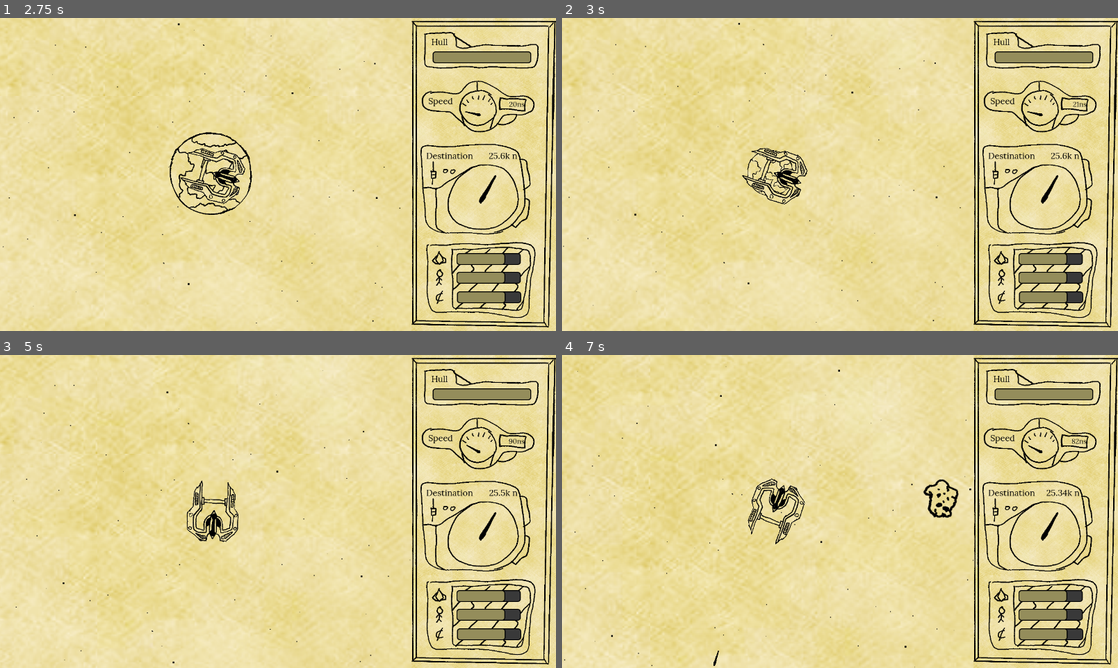
Above: before the commit, frames 1-4 (two rows, left to right).
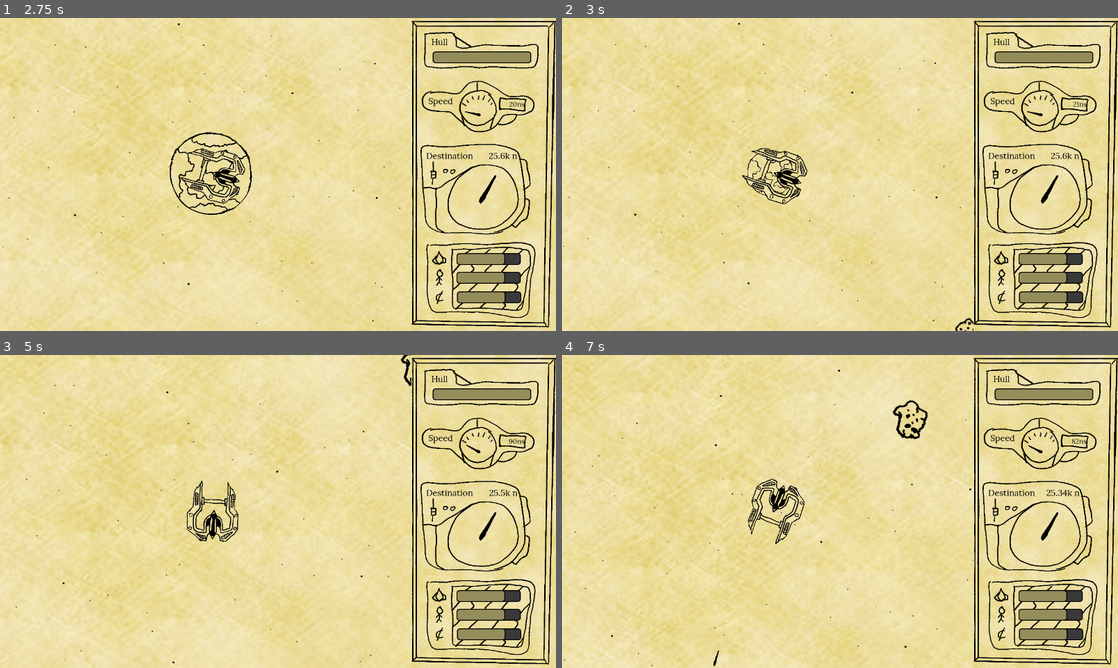
Above: after the commit, the same moments.

Repository: axewizardbgg/stellar-deception-gwj81
Game: Godot game, scene res://main.tscn
Same seed, same stepped clock (60 frames per second), same inputs: the game is played once before the commit and once after it.
Inputs (mouse positions are in pixels of both pictures, inside the frame that each line leads up to):
- Up to frame 1 (2.75 s): move the mouse to (400, 158) at 0.52 s; hold D (right) 0.53-1.25 s; hold Space (activate) 0.53-1.25 s; click "Start" at 1.25 s; move the mouse to (166, 190) at 2.02 s; hold S (backward) from 2.03 s (still down); click (166, 190) at 2.1 s
- Up to frame 2 (3 s): move the mouse to (895, 105) at 2.77 s; release S (backward) at 2.78 s; hold D (right) from 2.78 s (still down); hold Space (activate) from 2.78 s (still down)
- Up to frame 3 (5 s): move the mouse to (250, 574) at 3.52 s; release D (right) at 3.53 s; release Space (activate) at 3.53 s; hold W (forward) 3.53-4.28 s; click (250, 574) at 3.6 s; move the mouse to (444, 558) at 4.27 s; hold A (left) from 4.28 s (still down); hold Space (activate) from 4.28 s (still down)
- Up to frame 4 (7 s): move the mouse to (673, 464) at 5.02 s; release Space (activate) at 5.03 s; click (673, 464) at 5.1 s; move the mouse to (867, 511) at 5.77 s; release A (left) at 5.78 s; hold S (backward) 5.78-6.53 s; hold Space (activate) 5.78-6.53 s; move the mouse to (756, 433) at 6.52 s; hold D (right) from 6.53 s (still down); click (756, 433) at 6.6 s

Frame 1 is identical in both runs. In frame 2, less than 0.1% of the frame differs, in the area x 70-74%, y 95-100%; in frame 3, less than 0.1%; in frame 4, 0.8%, in the area x 59-72%, y 14-52%.

Commit message:
Fixed asteroids, lowered bus volume, fixed ending

Diff:
--- a/asteroid.gd
+++ b/asteroid.gd
@@ -1,4 +1,6 @@
 extends RigidBody2D
+
+signal asteroid_destroyed
 
 # Asteroidy stuff
 var size: float = 1.0 # How big is our asteroid? (usually 0.3 to 1.0 is the range here)
@@ -38,6 +40,18 @@
 	# Let's also have it spin in a random direction as well
 	angular_velocity = randf_range(-3.5, 3.5)
 
+# Called every frame
+func _process(delta: float) -> void:
+	# How far away are we from the player?
+	var player: RigidBody2D = get_tree().get_first_node_in_group("player")
+	if is_instance_valid(player):
+		var dist: float = (player.global_position - global_position).length()
+		if dist > 1000:
+			# Too far, destroy and be reborn!
+			emit_signal("asteroid_destroyed")
+			queue_free()
+
+
 # When ships shoot us or collide with us, we can take damage
 func take_damage(amount: float):
 	# Take the damage
@@ -45,4 +59,5 @@
 	# Do we need to break apart?
 	if health <= 0:
 		# Yup, breaketh thyself fool! (Emit signal that we've been destroyed)
+		emit_signal("asteroid_destroyed")
 		queue_free()
--- a/asteroid_spawner.gd
+++ b/asteroid_spawner.gd
@@ -4,53 +4,17 @@
 var player: RigidBody2D
 var max_asteroids: int = 6
 
-# Other asteroidy stuff
-var asteroids: Array = []
-var max_distance: float = 1000
 
 func _ready() -> void:
-	# Connect our timer's timeout signal
-	$Timer.timeout.connect(_handle_asteroids)
+	# Create the specified amount of asteroids
+	for i in max_asteroids:
+		_create_asteroid()
 
-func _handle_asteroids():
-	# Do we have a player?
-	if !is_instance_valid(player):
-		# No, do nothing
-		return
+func _create_asteroid():
+	# Let's determine the player velocity (creating asteroids behind
+		# the player while they're flying through space would be pretty pointless)
+		var player_travel_dir: float = player.linear_velocity.angle()
 
-	# We have a player, let's check our existing asteroids and see if they're within
-	# a relevant distance of the player
-	var to_be_deleted: Array # Never mutate an array while you're iterating through it, bad things can happen!
-	for i in asteroids.size():
-		# Is this asteroid valid?
-		if !is_instance_valid(asteroids[i]):
-			# No, skip to next iteration
-			continue
-
-		# Our Asteroid is still valid, but is it within range?
-		var dist: float = (player.global_position - asteroids[i].global_position).length()
-		if dist > max_distance:
-			# No it is not within range, mark it for deletion
-			to_be_deleted.append(i)
-
-	# Do we have any asteroids marked for deletion?
-	to_be_deleted.reverse() # Reverse the order, so we don't get out of bounds errors
-	for idx in to_be_deleted:
-		asteroids[idx].queue_free()
-		asteroids.remove_at(idx)
-
-	# Asteroids have been deleted. Do we need to create any more?
-	if asteroids.size() >= max_asteroids:
-		# Nope, nothing else to do here
-		return
-
-	# We do need to create more, let's determine the player velocity (creating asteroids behind
-	# the player while they're flying through space would be pretty pointless)
-	var player_travel_dir: float = player.linear_velocity.angle()
-
-	# Create as many asteroids as we need to reach the max count
-	for i in (max_asteroids - asteroids.size()):
-		# Let's determine where to create it
 		var spawn_pos: Vector2 = Vector2(randf_range(800, 999),0).rotated(player_travel_dir + randf_range(-0.5,0.5))
 		spawn_pos += player.global_position
 
@@ -59,5 +23,9 @@
 		get_tree().get_first_node_in_group("main").add_child(asteroid)
 		asteroid.global_position = spawn_pos
 
-		# Also add it to our array
-		asteroids.append(asteroid)
+		# Connect the signal
+		asteroid.asteroid_destroyed.connect(_asteroid_destroyed)
+
+# Getting some wierd "Can't change this state while flushing queries" error, says to use call_deferred
+func _asteroid_destroyed():
+	call_deferred("_create_asteroid")
--- /dev/null
+++ b/default_bus_layout.tres
@@ -0,0 +1,4 @@
+[gd_resource type="AudioBusLayout" format=3 uid="uid://c8nosxjquyofr"]
+
+[resource]
+bus/0/volume_db = -3.32444
--- a/game_over.tscn
+++ b/game_over.tscn
@@ -1,10 +1,11 @@
-[gd_scene load_steps=6 format=3 uid="uid://c343rewrcdy5j"]
+[gd_scene load_steps=7 format=3 uid="uid://c343rewrcdy5j"]
 
 [ext_resource type="Theme" uid="uid://bmvdryhyhuaew" path="res://themes/drawn.tres" id="1_8u835"]
 [ext_resource type="Script" uid="uid://n08hr48cexge" path="res://game_over.gd" id="2_ftari"]
 [ext_resource type="Texture2D" uid="uid://bs71a22ib8l1q" path="res://sprites/parchment-gold.png" id="3_28vn7"]
 [ext_resource type="Texture2D" uid="uid://ddppyak5ygawl" path="res://sprites/GWJ81_Gameover_Dude.png" id="4_k2vha"]
 [ext_resource type="Texture2D" uid="uid://cusb71qq0mop" path="res://sprites/GWJ81_end.png" id="5_ftari"]
+[ext_resource type="AudioStream" uid="uid://bn0pepnikep7x" path="res://audio/GWJ81_hatch_open.ogg" id="6_28vn7"]
 
 [node name="GameOver" type="Control"]
 layout_mode = 3
@@ -78,4 +79,8 @@
 disabled = true
 text = "Return to Main Menu"
 
+[node name="AudioStreamPlayer" type="AudioStreamPlayer" parent="."]
+stream = ExtResource("6_28vn7")
+autoplay = true
+
 [connection signal="pressed" from="CenterContainer/HBoxContainer/VBoxContainer/Button" to="." method="_on_button_pressed"]
--- a/main.gd
+++ b/main.gd
@@ -123,7 +123,7 @@
 	# Oh yeah, also add our ASTEROID SPAWNER WOOOO
 	var asteroid_spawner: Node2D = load("res://asteroid_spawner.tscn").instantiate()
 	asteroid_spawner.player = player
-	asteroid_spawner.max_asteroids = 6 + level
+	asteroid_spawner.max_asteroids = 3 + level
 	add_child(asteroid_spawner)
 
 # Clears the main scene of any children
@@ -142,6 +142,7 @@
 	if destination == "08":
 		# It is! Display the ending cutscene
 		_game_over("win")
+		return
 
 	# Add our audio player and have it start playing
 	var snd_player: AudioStreamPlayer = AudioStreamPlayer.new()
@@ -302,7 +303,7 @@
 	# Oh yeah, also add our ASTEROID SPAWNER WOOOO
 	var asteroid_spawner: Node2D = load("res://asteroid_spawner.tscn").instantiate()
 	asteroid_spawner.player = player
-	asteroid_spawner.max_asteroids = 2 * level
+	asteroid_spawner.max_asteroids = 3 + level
 	add_child(asteroid_spawner)
 
 # Signal connector function for handling other effects from choices
